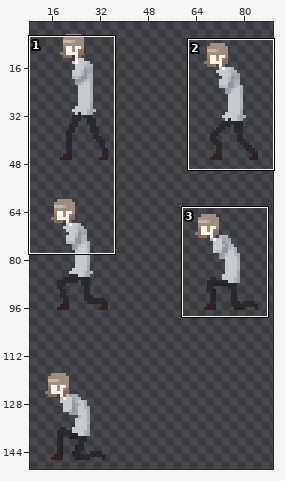
Two versions of one sprite sheet, Assets/Animation/Sprite/Selma/Crouch.png. Above: a wide view before the commit, with the close-up outlined.
Close-up. First the earlier version:
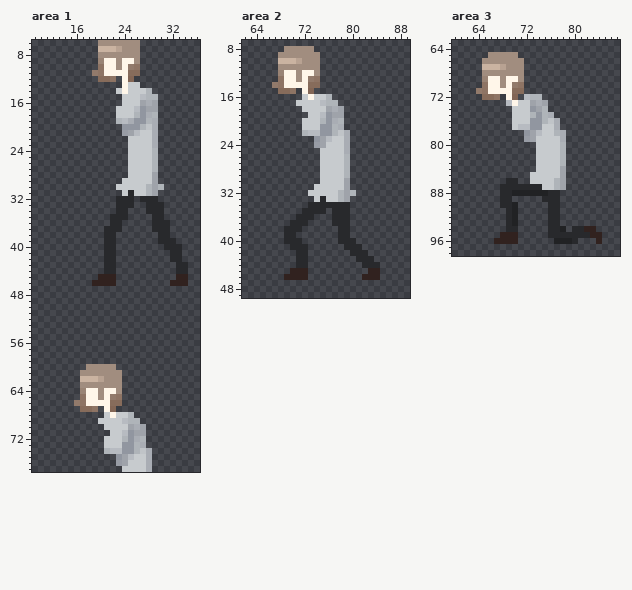
The file is 100x150 pixels. Colours within 5 levels of each other are drawn and written as one. Shown: area 1: x 9..36, y 6..77; area 2: x 62..89, y 7..49; area 3: x 60..87, y 63..98. The wide view leaves out empty margins. The commit also changed other parts of the picture, which this record leaves out.
And afterwards:
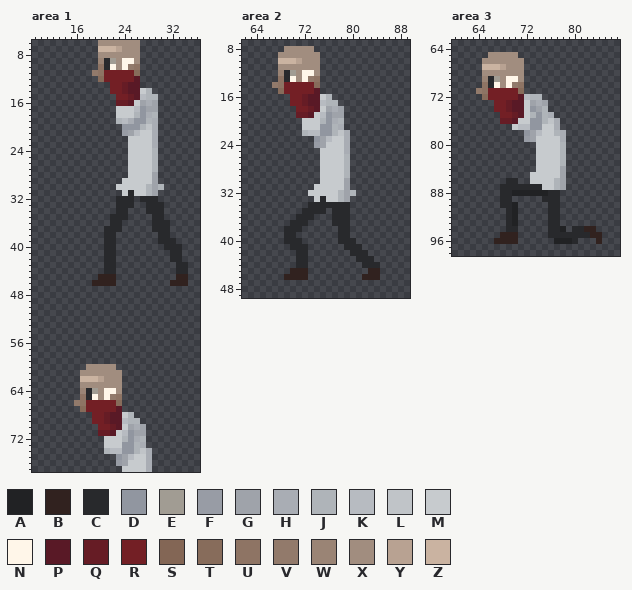
Palette (. is transparent): A #212224  B #31221f  C #28292c  D #9196a0  E #a19c93  F #989ca5  G #9fa3aa  H #a9adb4  J #afb4b9  K #b7bbc1  L #c0c4c8  M #c7cbce  N #fff6e9  P #591926  Q #661c25  R #731f25  S #836655  T #876c5b  U #8e7464  V #927a6b  W #9a8475  X #a18d7f  Y #b8a292  Z #cab3a1
The exact change:
Changed rows in their new state; - is an unchanged pixel.
Area 1:
first column x 21:
 9 CE----
10 C-----
11 RRRRR-
12 RRRRRP
13 -RRQPP
14 -RRQPP
15 --RRQP
16 --QQP-
first column x 18:
64 CE----
65 C-----
66 RRRRR-
67 RRRRRP
68 -RRQPP
69 -RRQPP
70 --RRQP
71 --QQP-
Area 2:
first column x 69:
12 CE----
13 C-----
14 RRRRR-
15 RRRRRP
16 -RRQPP
17 -RRQPP
18 --RRQP
19 --QQP-
Area 3:
first column x 66:
69 CE----
70 C-----
71 RRRRR-
72 RRRRRP
73 -RRQPP
74 -RRQPP
75 --RRQP
76 --QQP-
Pixel boxes of the changes (left, top, right, bottom) in both close-ups:
changed: (104, 58, 140, 106)
changed: (86, 388, 122, 436)
changed: (284, 70, 320, 118)
changed: (488, 76, 524, 124)
